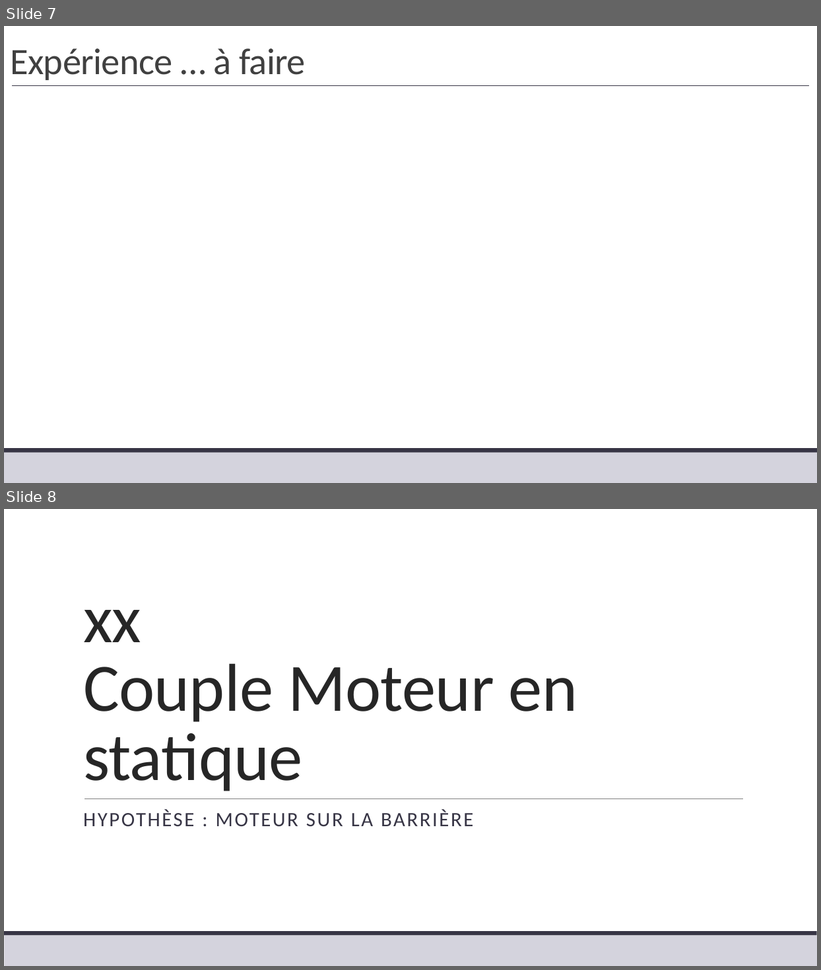
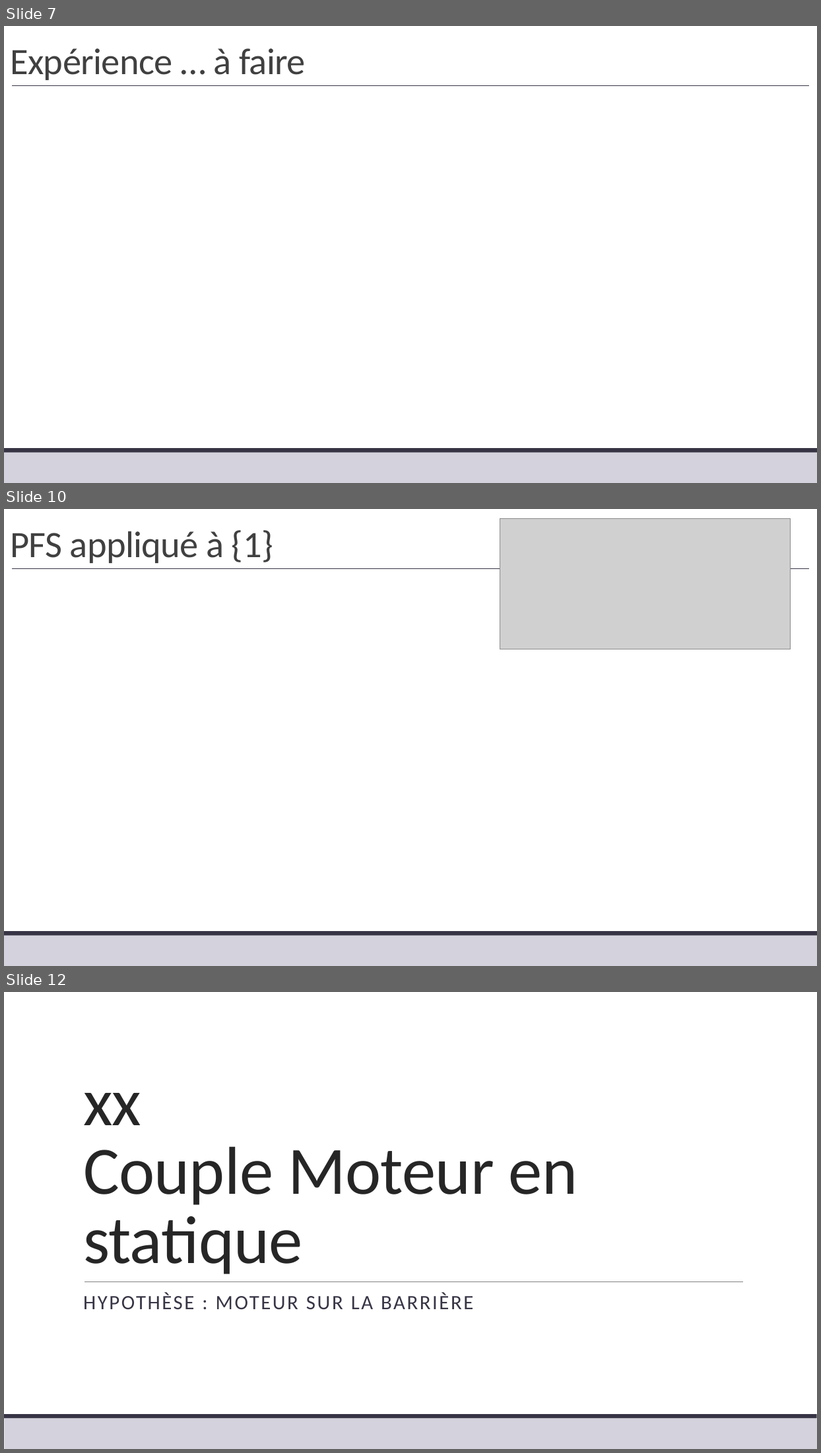
Before and after one commit to xpessoles/TP_Corriges, a slide deck: 19_Sympact/19_Sympact_Corrige.pptx. Shown one above the other, each under a label of ours: slides 7 and 8 before the commit, slides 7, 10 and 12 after it; the slides between them are not shown. The pictures are 821x970 and 821x1453 pixels, drawn with LibreOffice and Linux fonts; fonts in the diff are those of the drawing; grey boxes stand for pictures. Boxes give left, top, right and bottom in pixels: in the first picture for what was removed or moved away, otherwise in the second. Text is boxed around its words. In the diff, an @@ line names an element or a change of style, - is before the commit and + after.

```diff
--- a/19_Sympact/19_Sympact_Corrige.pptx
+++ b/19_Sympact/19_Sympact_Corrige.pptx
@@ slide 10 added at [4, 509, 817, 966], background #FFFFFF; not listed: 3 template elements that a slide beside it also shows @@
@@ picture added at [500, 518, 791, 649] @@
@@ title added at [10, 530, 273, 563], 44 pt, text #404040 @@
+PFS appliqué à {1}
@@ what was slide 8 is now slide 12 @@
```
Also in this commit, not shown: 1 slide changed, 3 other slides added.
